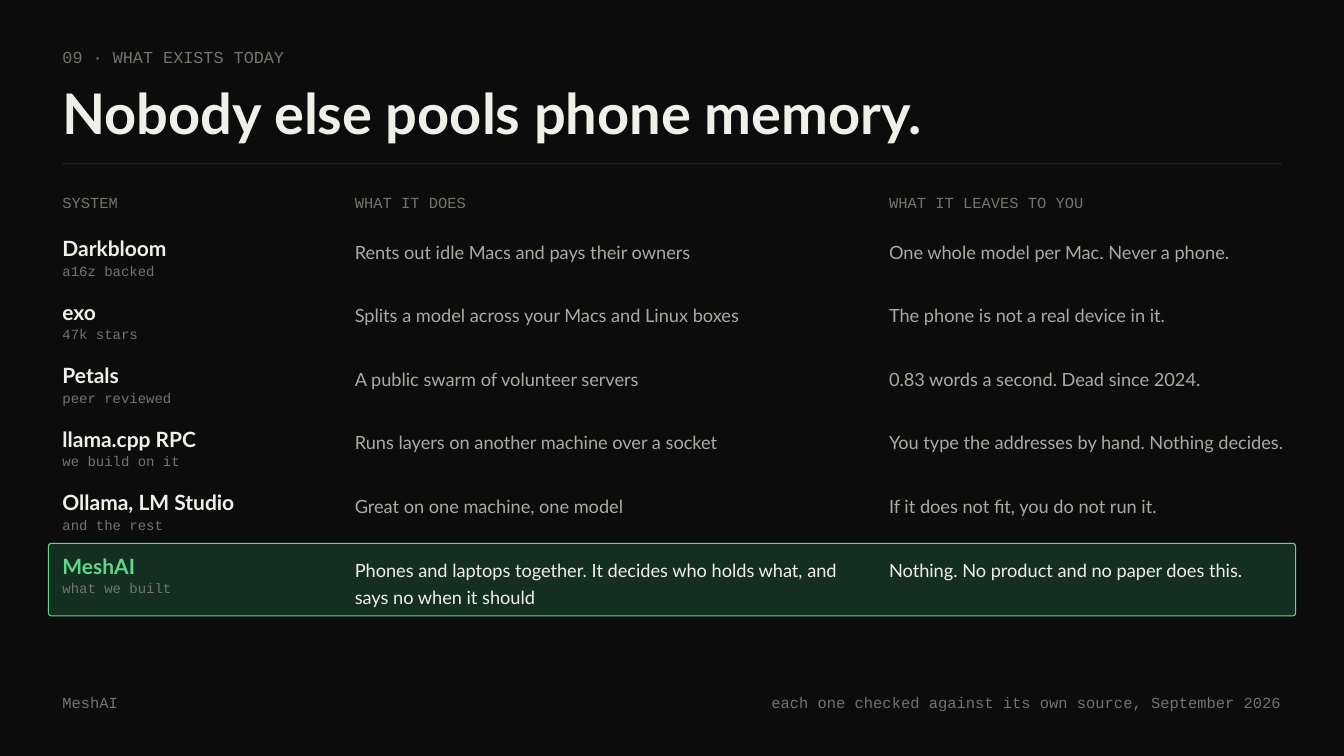
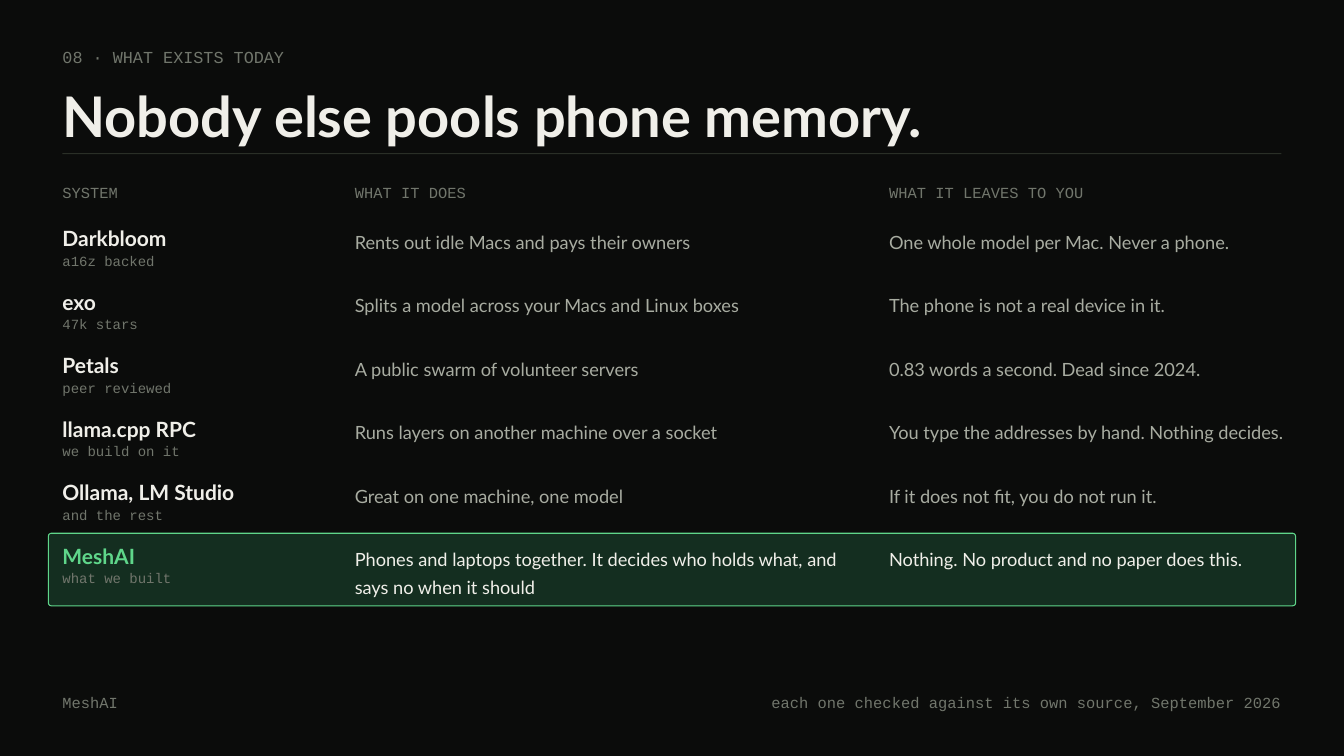
Before and after one commit to prajwal-gunnala/maynards, a slide deck: slide 9 of docs/deck-editable/MeshAI_Deck.pptx (slide 10 before the commit). Drawn at 1344x756 pixels with LibreOffice and Linux fonts; fonts in the diff are those of the drawing. Boxes give left, top, right and bottom in pixels: in the first picture for what was removed or moved away, otherwise in the second. Text is boxed around its words. In the diff, an @@ line names an element or a change of style, - is before the commit and + after.

Commit message:
deck: twelve slides, and a layout that survives its own words
An audit of every rendered slide found the same three causes behind almost
every defect: the header assumed a title never wrapped, the bullet helper
advanced by a fixed step whether or not a line wrapped, and every caller
hard-coded the position of whatever came next. All three now measure the text
before placing the next thing, so a longer sentence pushes what follows down
instead of printing on top of it.

Cut from fifteen to twelve. Why it is hard folded into what we fixed, because
it is one story: the link is the constraint, and here is what we did. Who it
is for moved onto the business slide, where the buyer already was.

The business leads with the fleet now: people hand over a phone they no
longer use, we rack it and pay them, and what a customer buys is memory,
priced by how big a model they want to hold. Their own devices and licensing
to a phone maker stay, as the other two ways.

And the limits slide says something useful instead of apologising: when to
use it, and when not to.

```diff
--- a/docs/deck-editable/MeshAI_Deck.pptx
+++ b/docs/deck-editable/MeshAI_Deck.pptx
@@ text "Nobody else pools phone memory." at (62,95,922,147): line spacing 1 to 1.05 @@
@@ 27 texts, 1 rectangle, 1 rounded rectangle: place and size @@
-27 texts, 1 rectangle, 1 rounded rectangle at (48,163,1296,616)
+27 texts, 1 rectangle, 1 rounded rectangle at (48,153,1296,606)
```
Also in this commit, not shown: 9 other slides changed, 2 slides added, 5 slides removed, 1 other file.
